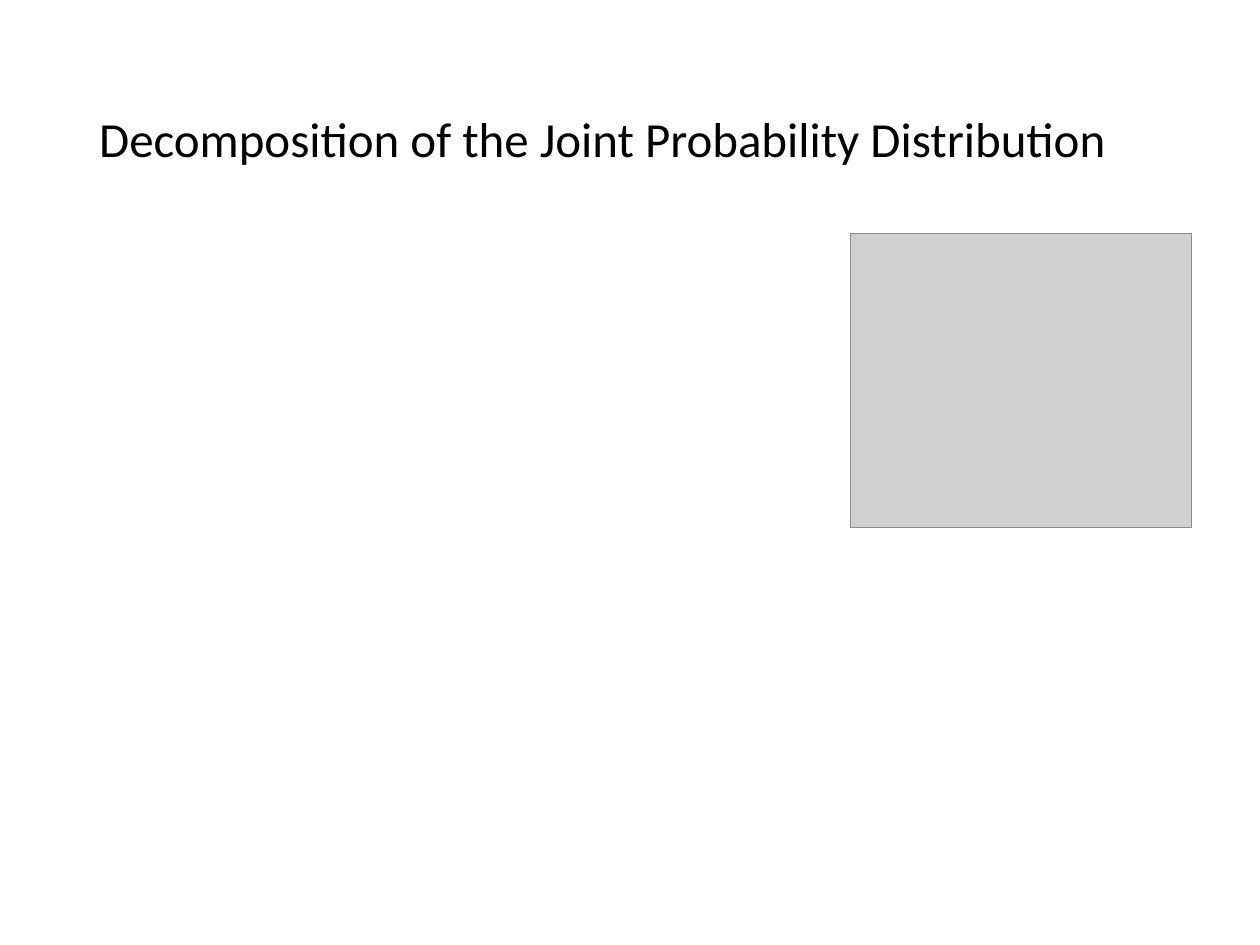
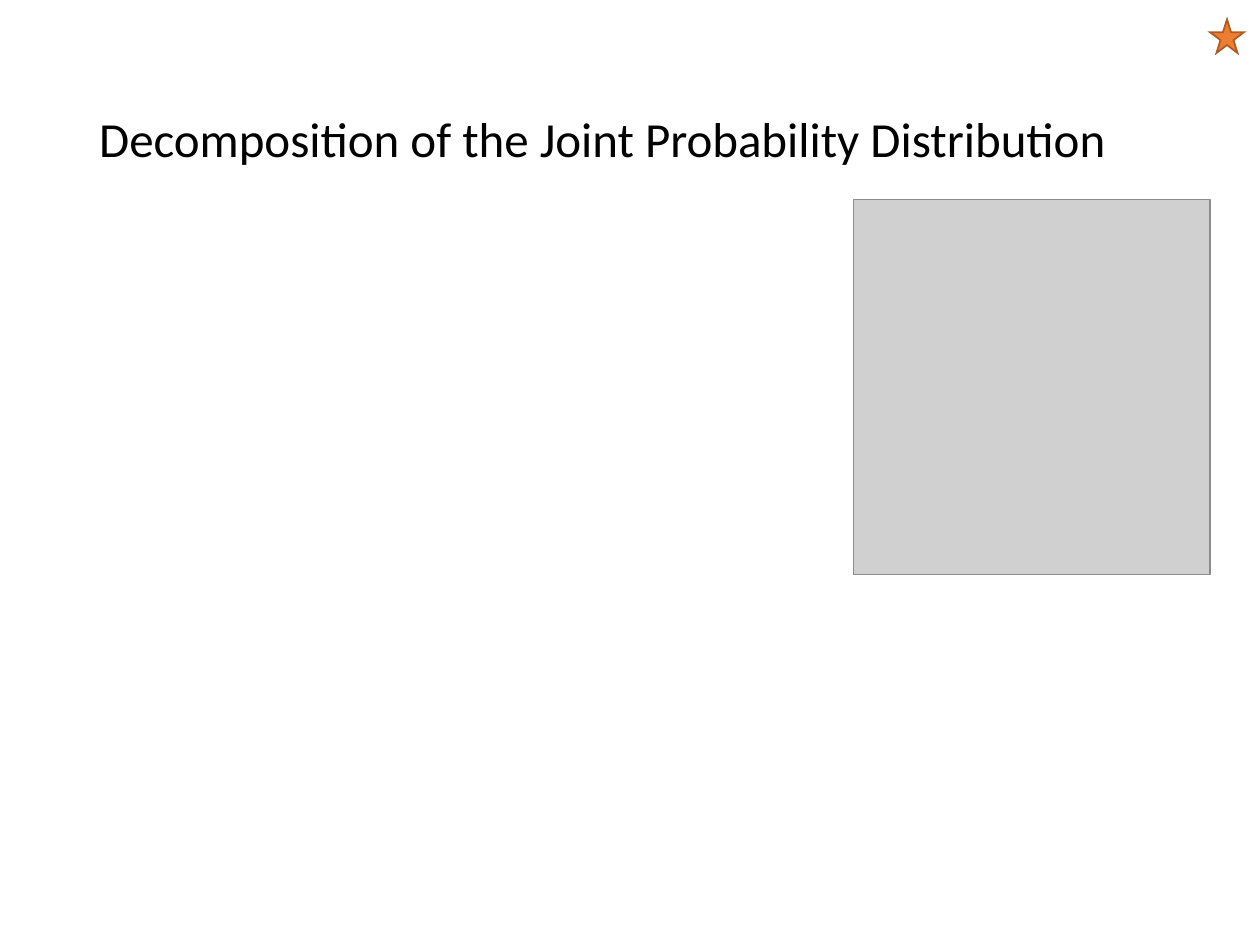
Before and after one commit to mhahsler/CS7320-AI, a slide deck: slide 26 of slides/12_uncertainty.pptx. Drawn at 1260x945 pixels with LibreOffice and Linux fonts; fonts in the diff are those of the drawing; grey boxes stand for pictures. Boxes give left, top, right and bottom in pixels: in the first picture for what was removed or moved away, otherwise in the second. Text is boxed around its words. In the diff, an @@ line names an element or a change of style, - is before the commit and + after.

```diff
--- a/slides/12_uncertainty.pptx
+++ b/slides/12_uncertainty.pptx
@@ star added at box(1210, 19, 1244, 53), fill #ED7D31, outline #AF5C24 1 pt @@
@@ picture: place and size @@
-picture at box(850, 233, 1192, 527)
+picture at box(853, 199, 1210, 575)
```
Also in this commit, not shown: 24 other slides changed, 1 slide added, 1 other file.
